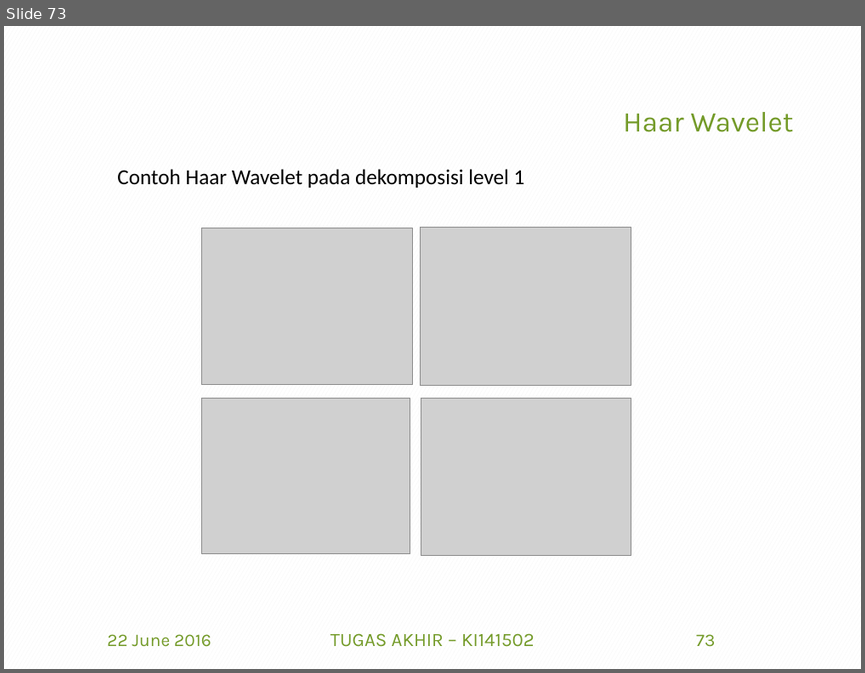
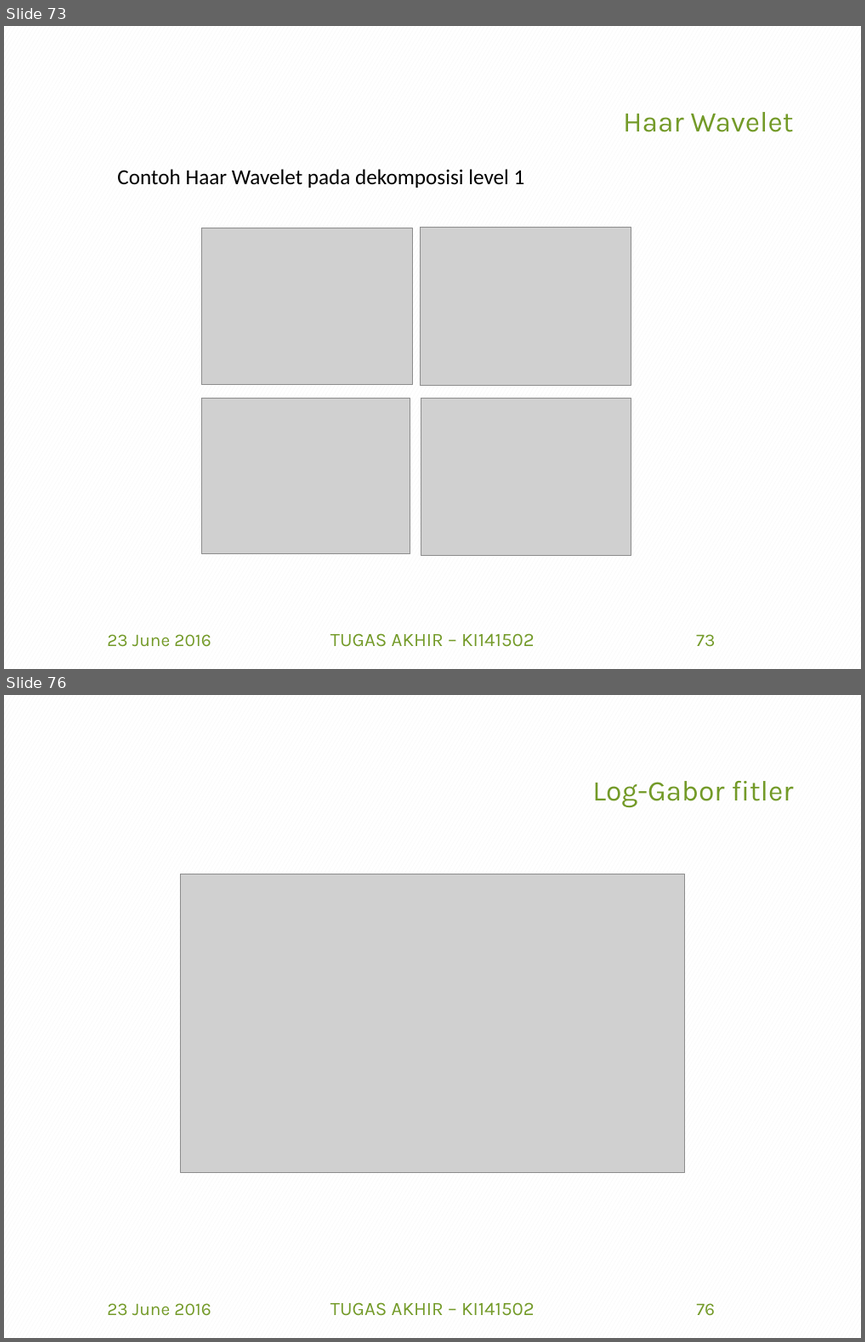
Before and after one commit to afdhalbasith/TA, a slide deck: SiapSidang/5112100153_Afdhal B.pptx. Shown one above the other, each under a label of ours: slide 73 before the commit, slides 73 and 76 after it; the slides between them are not shown. The pictures are 865x673 and 865x1342 pixels, drawn with LibreOffice and Linux fonts; fonts in the diff are those of the drawing; grey boxes stand for pictures; background and template pictures are left out. Boxes give left, top, right and bottom in pixels: in the first picture for what was removed or moved away, otherwise in the second. Text is boxed around its words. In the diff, an @@ line names an element or a change of style, - is before the commit and + after.

```diff
--- a/SiapSidang/5112100153_Afdhal B.pptx
+++ b/SiapSidang/5112100153_Afdhal B.pptx
@@ slide 76 added at [4, 695, 861, 1338], background pattern #F2F2F2 on #FFFFFF @@
@@ title added at [592, 781, 794, 808], 24 pt, text #739A28 @@
+Log-Gabor fitler
@@ picture added at [181, 874, 685, 1172] @@
@@ text added at [107, 1303, 211, 1315], 15 pt, text #739A28 @@
+23 June 2016
@@ text added at [330, 1302, 534, 1315], 16 pt, text #739A28 @@
+TUGAS AKHIR – KI141502
@@ page number added at [696, 1303, 715, 1315], 15 pt, text #739A28 @@
+76
@@ slide 73 changed as well @@
@@ text at [107, 634, 211, 646]: text changed @@
-22 June 2016
+23 June 2016
```
Also in this commit, not shown: 86 other slides changed, 2 other slides added.
